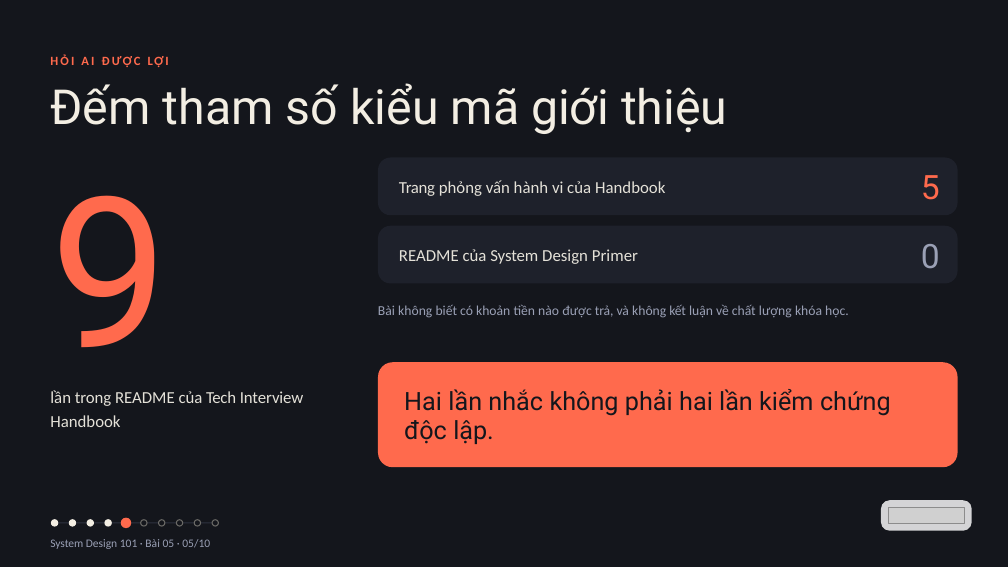
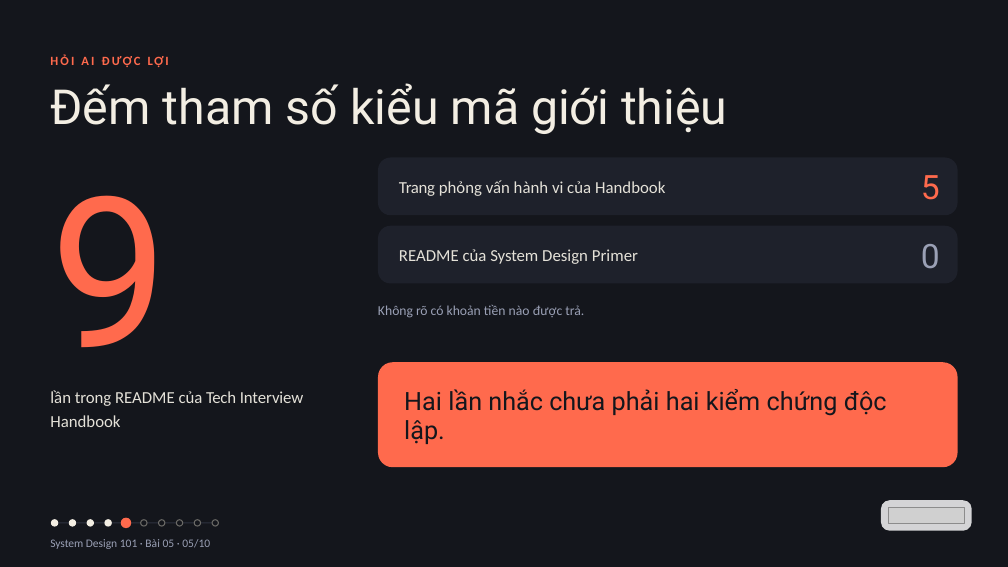
Before and after one commit to vohoailinh90/tool-marketing-studio, a slide deck: slide 5 of system-design-101/vi/lessons/sd-05-005/slides/sd-05-005.pptx. Drawn at 1008x567 pixels with LibreOffice and Linux fonts; fonts in the diff are those of the drawing; grey boxes stand for pictures. Boxes give left, top, right and bottom in pixels: in the first picture for what was removed or moved away, otherwise in the second. Text is boxed around its words. In the diff, an @@ line names an element or a change of style, - is before the commit and + after.

```diff
--- a/system-design-101/vi/lessons/sd-05-005/slides/sd-05-005.pptx
+++ b/system-design-101/vi/lessons/sd-05-005/slides/sd-05-005.pptx
@@ text at (x1=378, y1=305, x2=584, y2=318): text changed @@
-Bài không biết có khoản tiền nào được trả, và không kết luận về chất lượng khóa học.
+Không rõ có khoản tiền nào được trả.
@@ text at (x1=404, y1=389, x2=887, y2=444): text changed @@
-Hai lần nhắc không phải hai lần kiểm chứng độc lập.
+Hai lần nhắc chưa phải hai kiểm chứng độc lập.
```
Also in this commit, not shown: 7 other slides changed, 4 other files.
